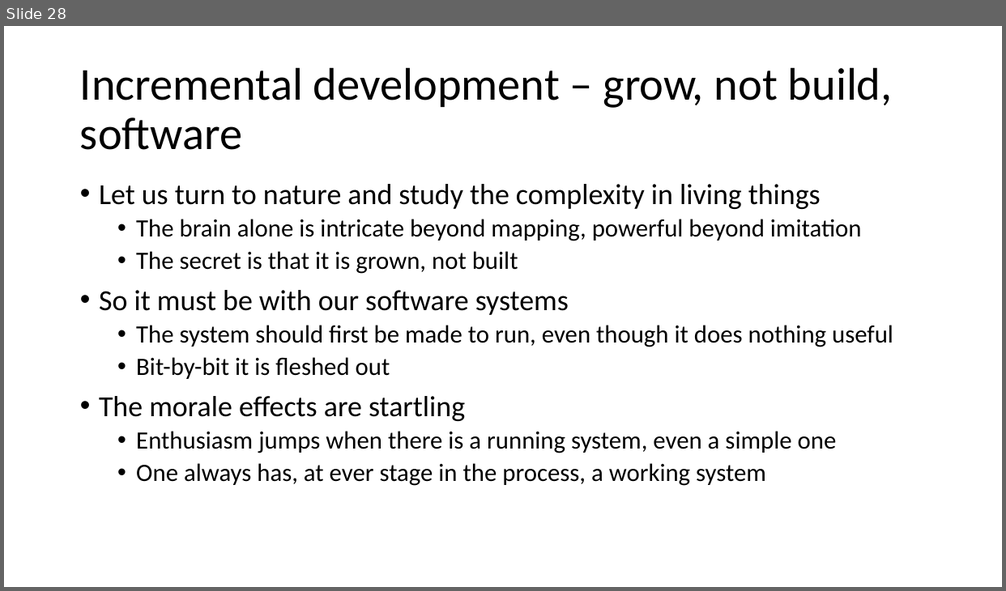
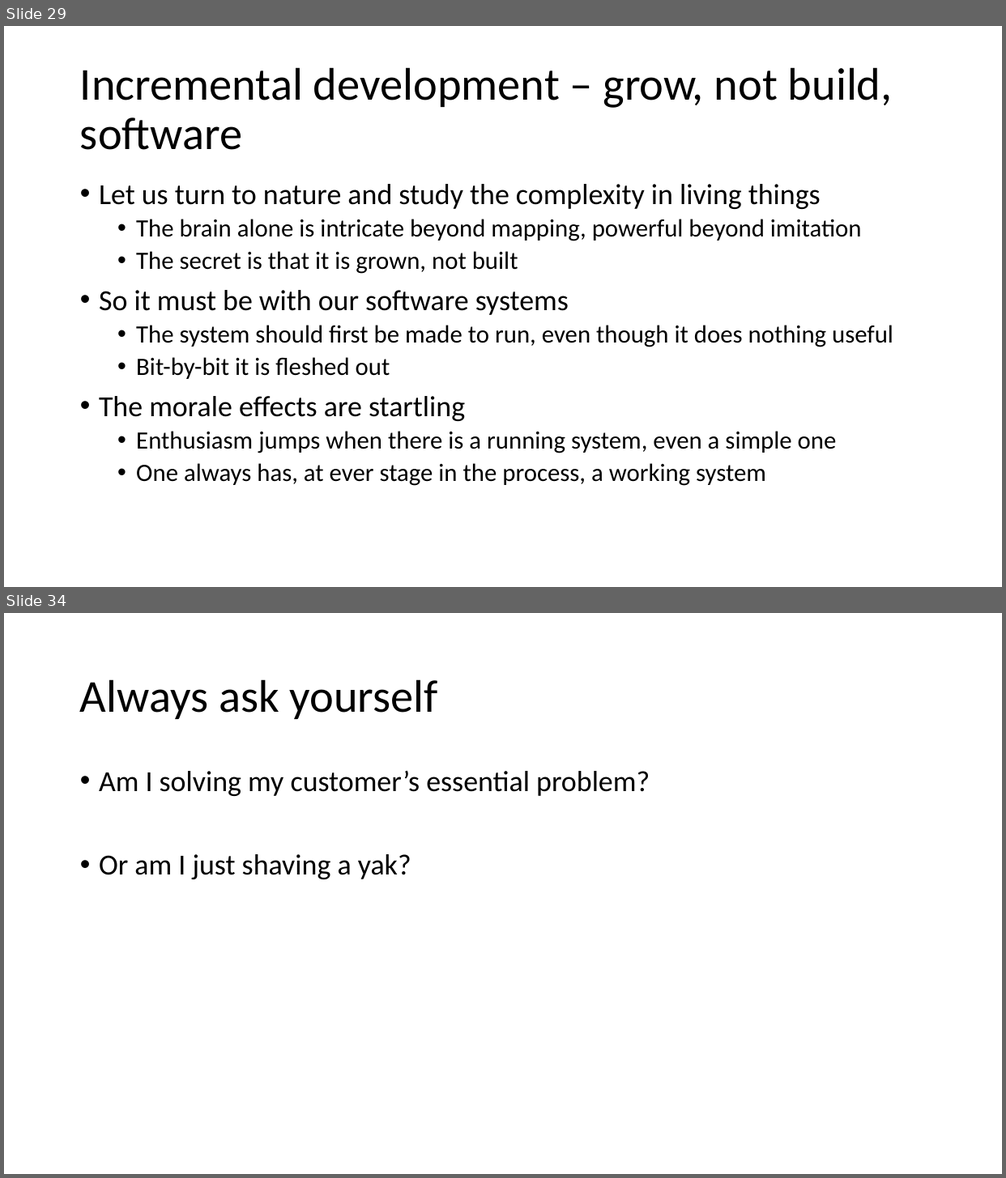
Before and after one commit to Agile4Defense/AgileForDefense, a slide deck: No Silver Bullet – Essence and Accident in Software Engineering.pptx. Shown one above the other, each under a label of ours: slide 28 before the commit, slides 29 and 34 after it; the slides between them are not shown. The pictures are 1006x591 and 1006x1178 pixels, drawn with LibreOffice and Linux fonts; fonts in the diff are those of the drawing. Boxes give left, top, right and bottom in pixels: in the first picture for what was removed or moved away, otherwise in the second. Text is boxed around its words. In the diff, an @@ line names an element or a change of style, - is before the commit and + after.

```diff
--- a/No Silver Bullet – Essence and Accident in Software Engineering.pptx
+++ b/No Silver Bullet – Essence and Accident in Software Engineering.pptx
@@ slide 34 added at box(4, 613, 1002, 1174), background #FFFFFF @@
@@ title added at box(80, 679, 438, 719), 44 pt, text #000000 @@
+Always ask yourself
@@ text added at box(99, 770, 650, 879), 28 pt, text #000000 @@
+• Am I solving my customer’s essential problem?
+• Or am I just shaving a yak?
@@ what was slide 28 is now slide 29 @@
```
Also in this commit, not shown: 3 slides changed, 6 other slides added, 1 slide removed.
